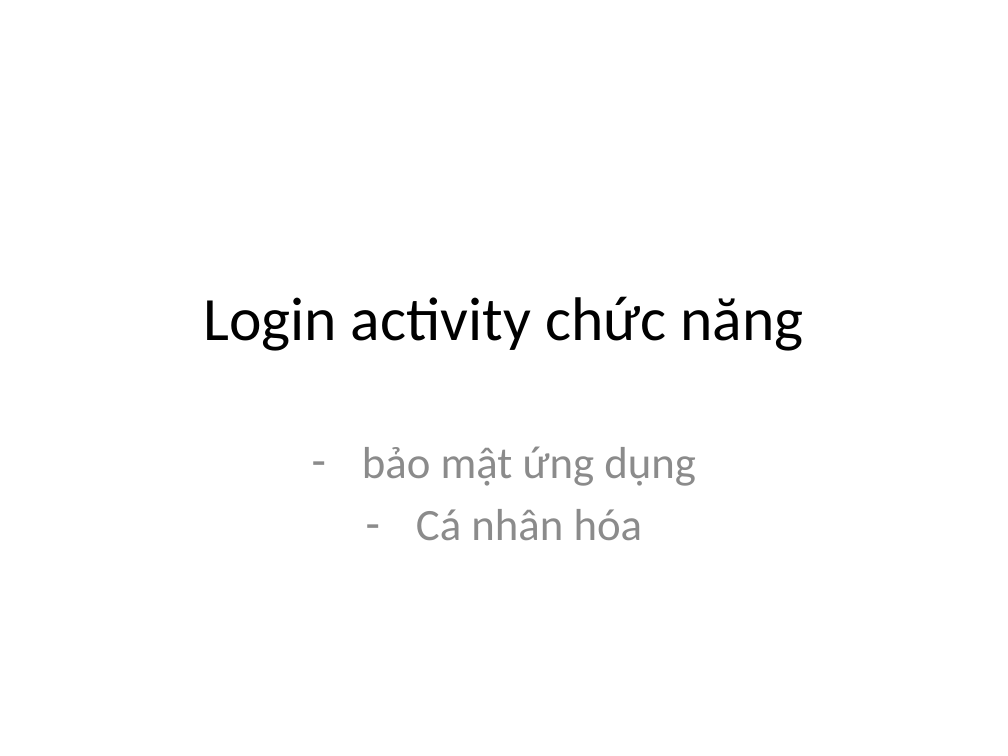
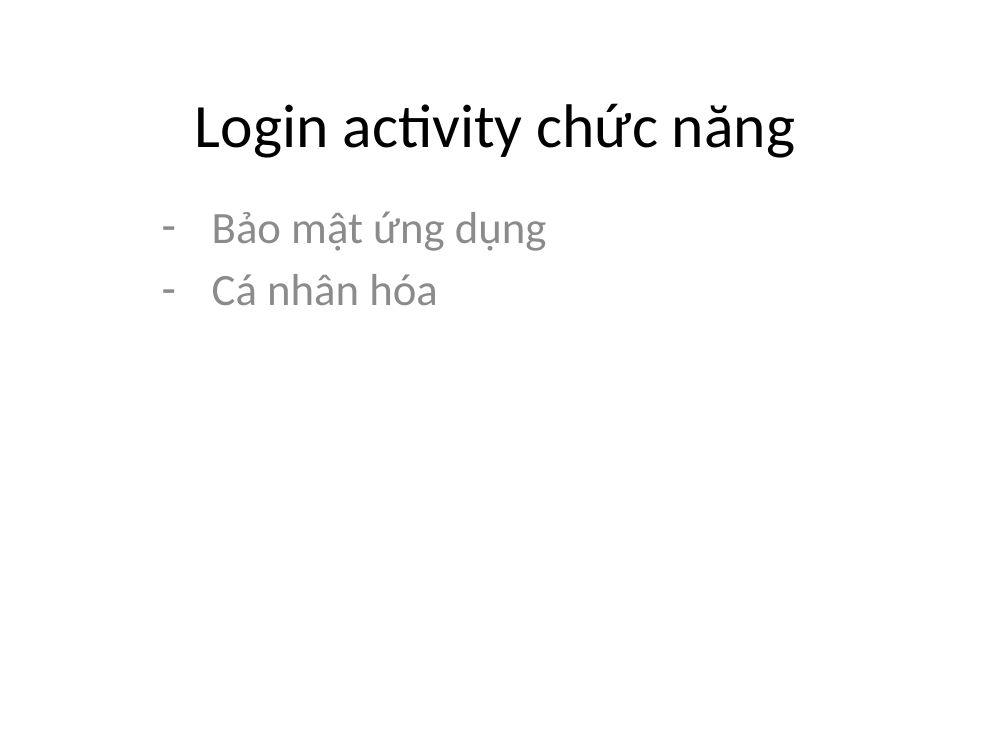
Before and after one commit to phamtuanchip/android, a slide deck: slide 7 of Mon Ky thuat lap trinh.pptx (slide 6 before the commit). Drawn at 1008x756 pixels with LibreOffice and Linux fonts; fonts in the diff are those of the drawing. Boxes give left, top, right and bottom in pixels: in the first picture for what was removed or moved away, otherwise in the second. Text is boxed around its words. In the diff, an @@ line names an element or a change of style, - is before the commit and + after.

```diff
--- a/Mon Ky thuat lap trinh.pptx
+++ b/Mon Ky thuat lap trinh.pptx
@@ title "Login activity chức năng": place and size @@
-title "Login activity chức năng" at <box>203,296,803,351</box>
+title "Login activity chức năng" at <box>195,103,795,158</box>
@@ subtitle "Bảo mật ứng dụng": place and size @@
-subtitle "Bảo mật ứng dụng" at <box>362,446,696,540</box>
+subtitle "Bảo mật ứng dụng" at <box>212,211,547,305</box>
@@ subtitle at <box>212,211,547,251</box>: text changed @@
-– bảo mật ứng dụng
+– Bảo mật ứng dụng
@@ subtitle at <box>212,274,438,305</box>: alignment centre to left @@
```
Also in this commit, not shown: 16 other slides changed, 7 slides added, 10 slides removed, 1 other file.
